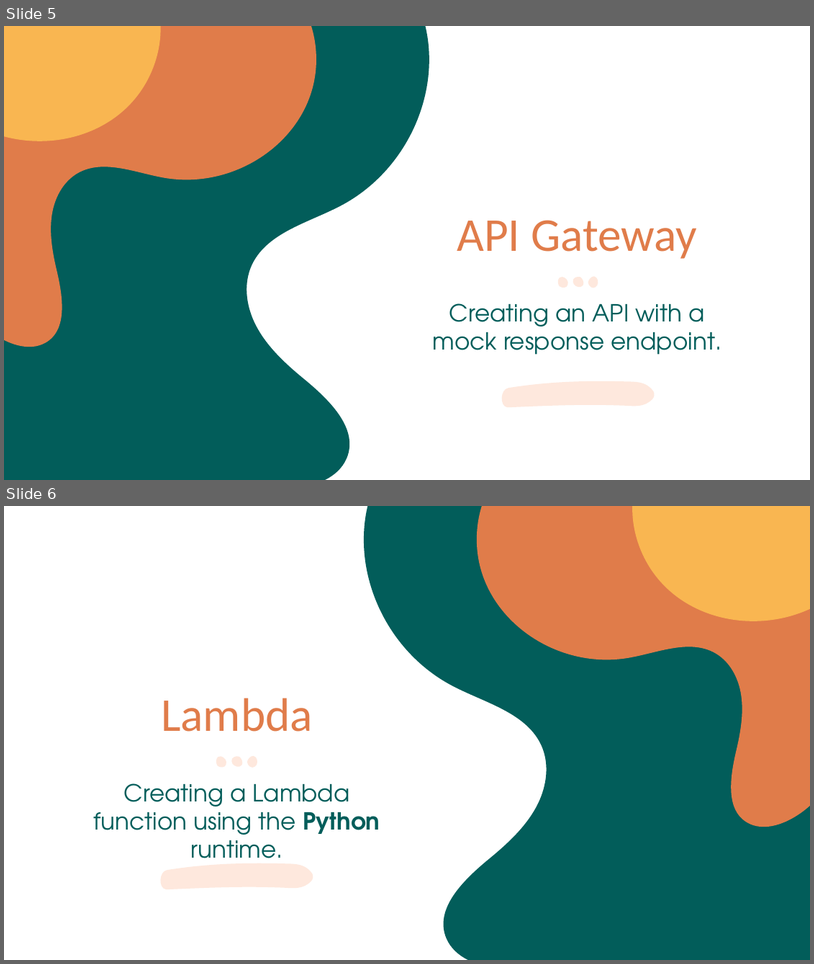
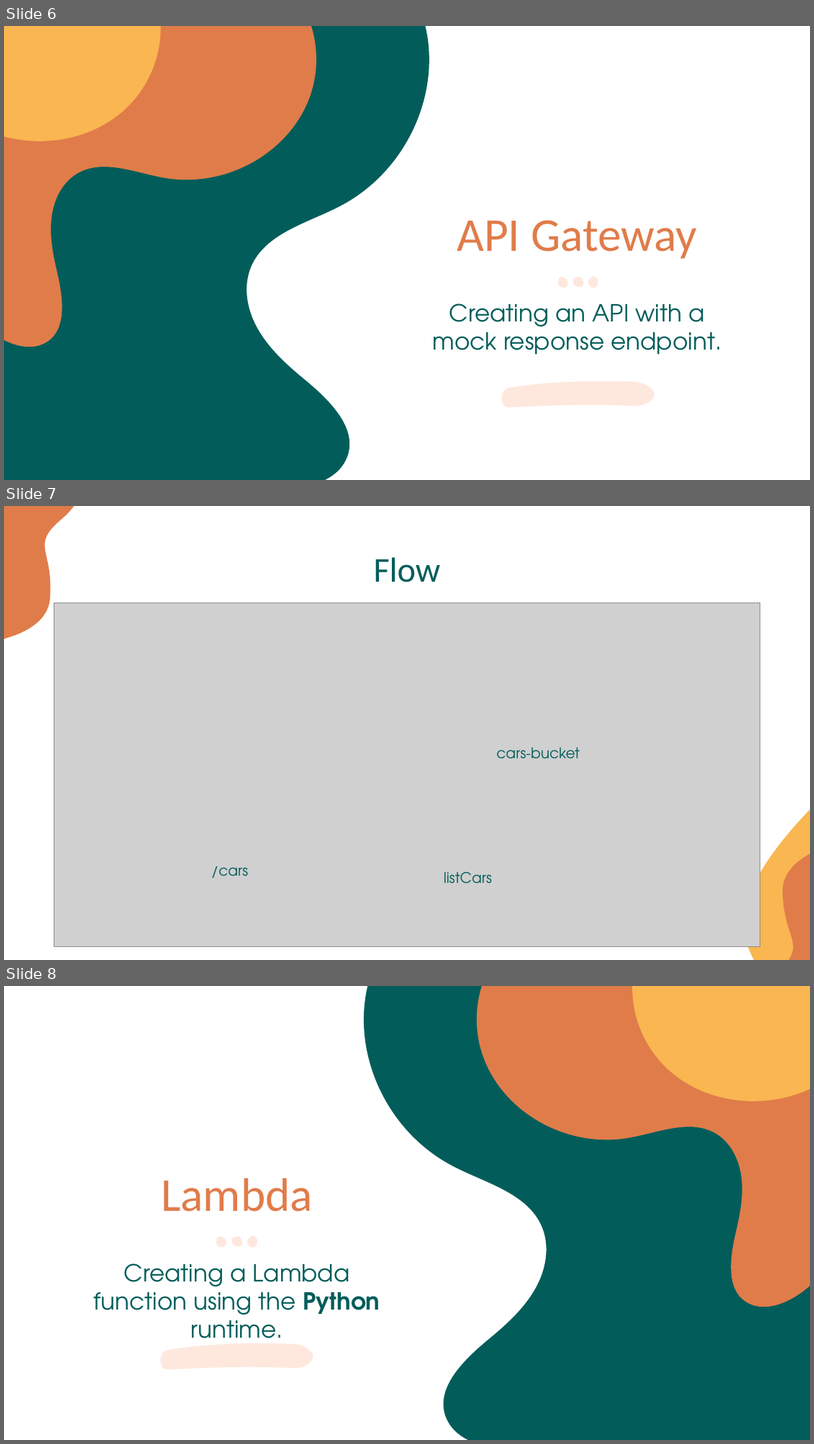
Before and after one commit to wencakisa/django-meetup-serverless, a slide deck: resources/presentation.pptx. Shown one above the other, each under a label of ours: slides 5 and 6 before the commit, slides 6, 7 and 8 after it. The pictures are 814x964 and 814x1444 pixels, drawn with LibreOffice and Linux fonts; fonts in the diff are those of the drawing; grey boxes stand for pictures. Boxes give left, top, right and bottom in pixels: in the first picture for what was removed or moved away, otherwise in the second. Text is boxed around its words. In the diff, an @@ line names an element or a change of style, - is before the commit and + after.

```diff
--- a/resources/presentation.pptx
+++ b/resources/presentation.pptx
@@ slide 7 added at (x1=4, y1=506, x2=810, y2=960), background #FFFFFF @@
@@ freeform shape added at (x1=4, y1=506, x2=84, y2=645), fill #E07C4A @@
@@ title added at (x1=374, y1=557, x2=441, y2=582), 31 pt, text #025D5A @@
+Flow
@@ picture added at (x1=54, y1=602, x2=761, y2=947) @@
@@ freeform shape added at (x1=743, y1=721, x2=810, y2=960), fill #F9B651 @@
@@ text added at (x1=496, y1=747, x2=580, y2=759), 13 pt, text #025D5A @@
+cars-bucket
@@ freeform shape added at (x1=746, y1=837, x2=810, y2=960), fill #E07C4A @@
@@ text added at (x1=211, y1=866, x2=248, y2=878), 13 pt, text #025D5A @@
+/cars
@@ text added at (x1=444, y1=872, x2=492, y2=883), 13 pt, text #025D5A @@
+listCars
@@ what was slide 5 is now slide 6 @@
@@ what was slide 6 is now slide 8 @@
```
Also in this commit, not shown: 4 slides changed, 7 other slides added, 1 slide removed.
